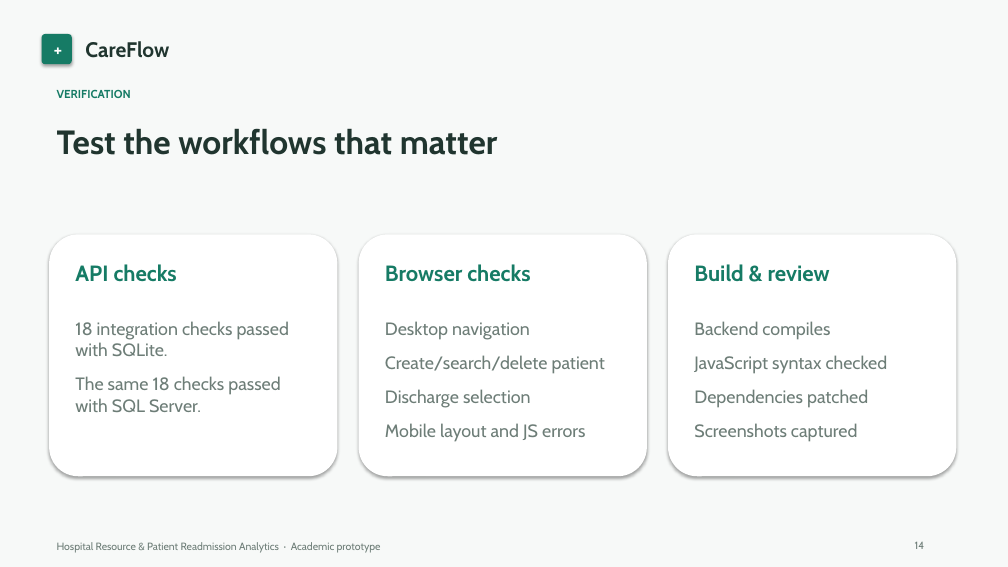
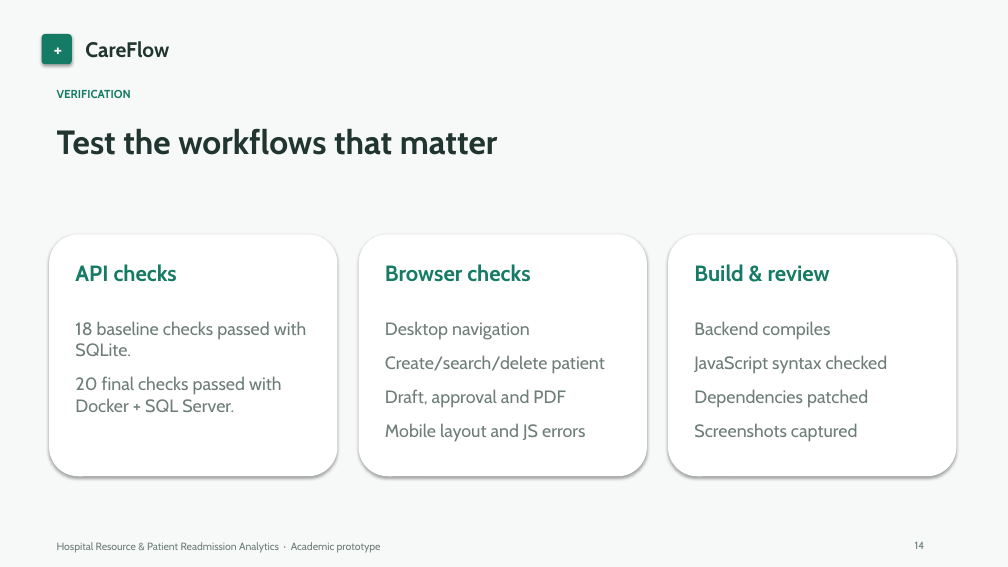
Before and after one commit to iyush05/CareFlow, a slide deck: slide 14 of docs/CareFlow-Presentation.pptx. Drawn at 1008x567 pixels with LibreOffice and Linux fonts; fonts in the diff are those of the drawing. Boxes give left, top, right and bottom in pixels: in the first picture for what was removed or moved away, otherwise in the second. Text is boxed around its words. In the diff, an @@ line names an element or a change of style, - is before the commit and + after.

Commit message:
docs: record verified SQL Server deployment and final evaluation artifacts

```diff
--- a/docs/CareFlow-Presentation.pptx
+++ b/docs/CareFlow-Presentation.pptx
@@ text at box(75, 321, 306, 412): text changed @@
-18 integration checks passed with SQLite.
-The same 18 checks passed with SQL Server.
+18 baseline checks passed with SQLite.
+20 final checks passed with Docker + SQL Server.
@@ text at box(385, 389, 566, 408): text changed @@
-Discharge selection
+Draft, approval and PDF
```
Also in this commit, not shown: 8 other files.
